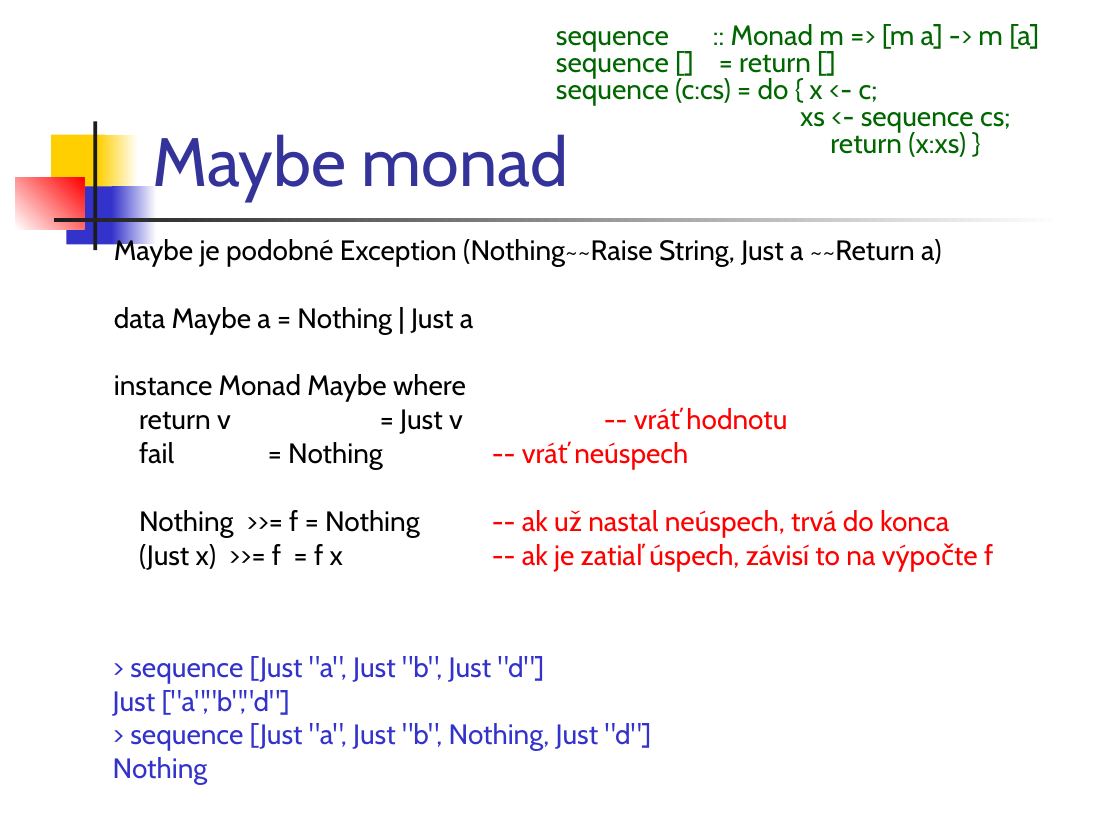
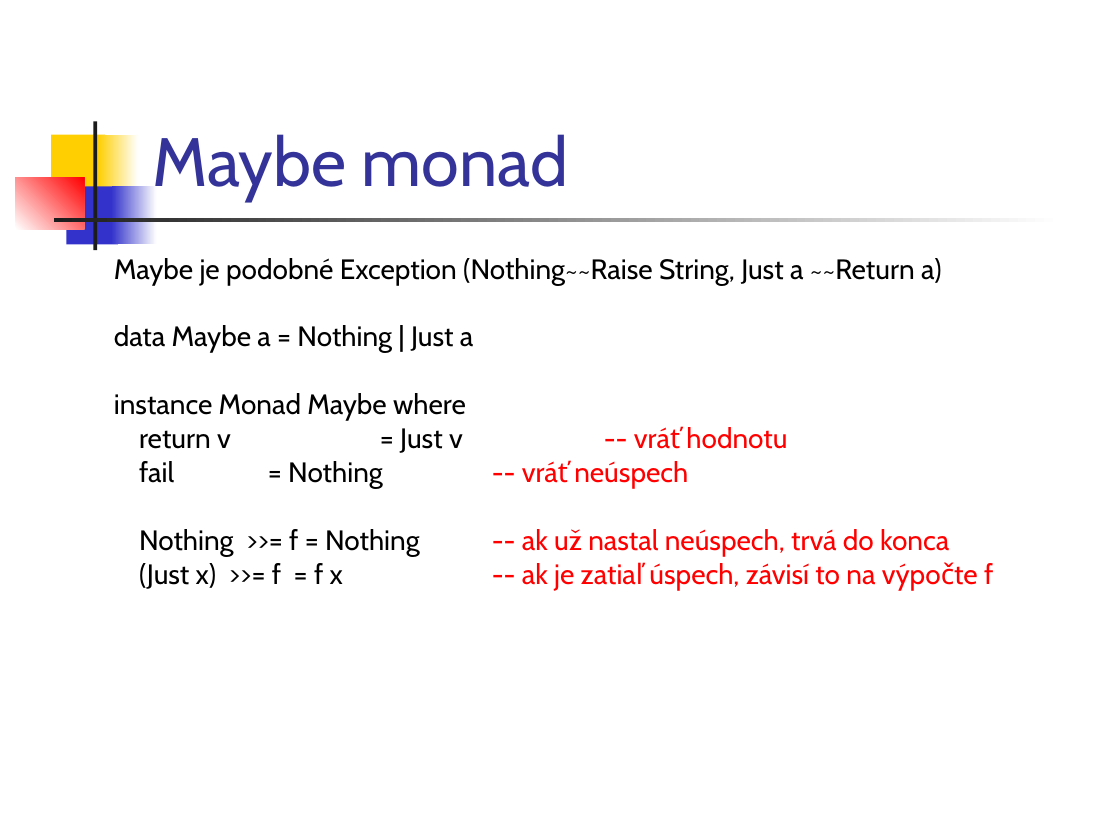
Before and after one commit to Funkcionalne/Prednasky, a slide deck: slide 2 of 12/12_fpro.ppt. Drawn at 1120x840 pixels with LibreOffice and Linux fonts; fonts in the diff are those of the drawing. Boxes give left, top, right and bottom in pixels: in the first picture for what was removed or moved away, otherwise in the second. Text is boxed around its words. In the diff, an @@ line names an element or a change of style, - is before the commit and + after.

```diff
--- a/12/12_fpro.ppt
+++ b/12/12_fpro.ppt
@@ text removed at (556,24,1039,157) @@
-sequence :: Monad m => [m a] -> m [a]
-sequence [] = return []
-sequence (c:cs) = do { x <- c;
-xs <- sequence cs;
-return (x:xs) }
@@ text "Maybe je podobné Exception (Nothing~~Raise ...": place and size @@
-text "Maybe je podobné Exception (Nothing~~Raise ..." at (114,236,993,571)
+text "Maybe je podobné Exception (Nothing~~Raise ..." at (114,258,993,590)
@@ text removed at (113,656,652,785) @@
-> sequence [Just "a", Just "b", Just "d"]
-Just ["a","b","d"]
-> sequence [Just "a", Just "b", Nothing, Just "d"]
-Nothing
```
Also in this commit, not shown: 11 other slides changed, 8 slides added, 9 other files.
